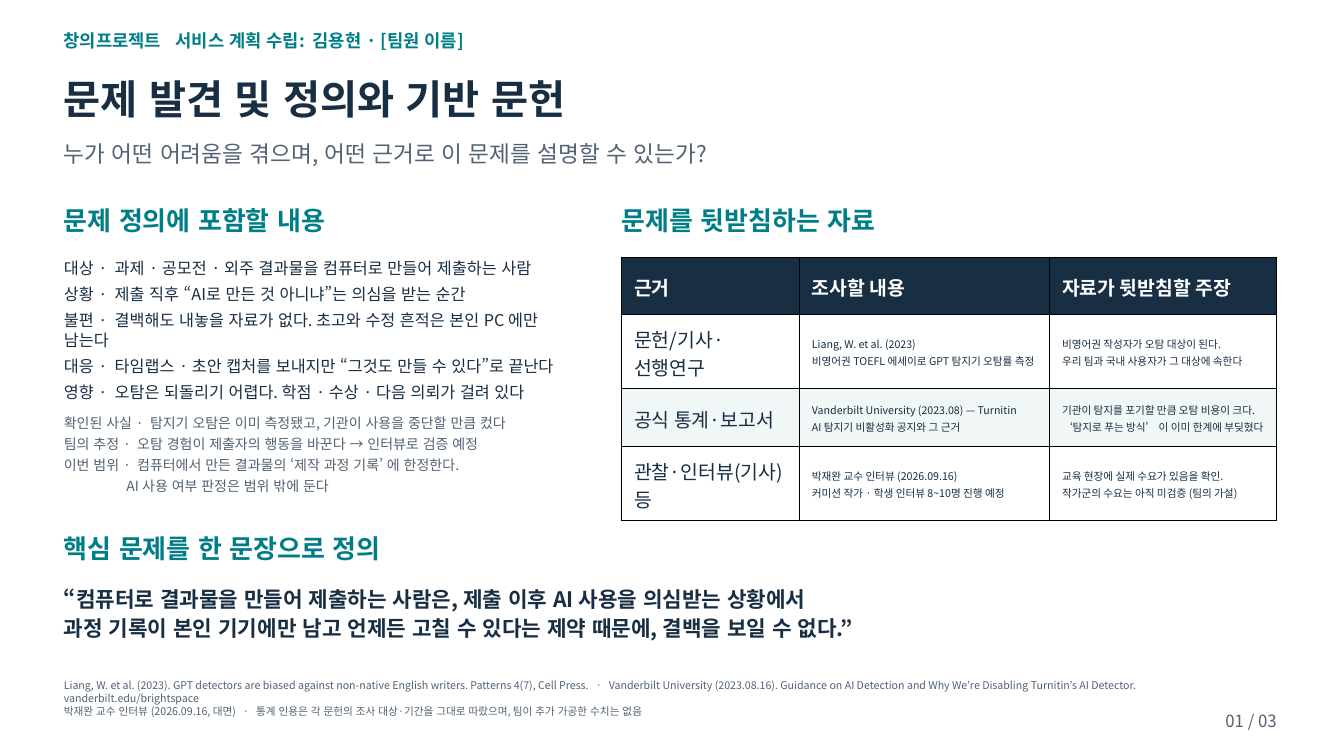
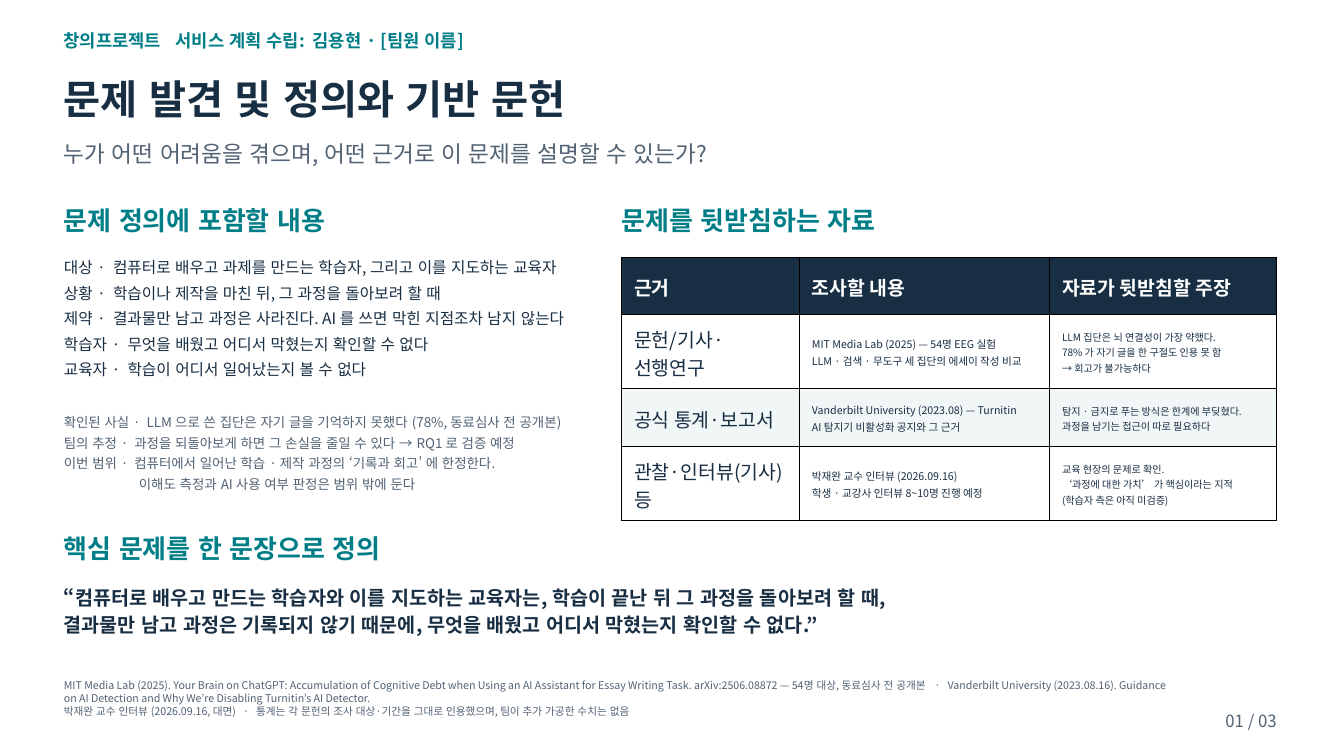
Before and after one commit to 20233014-KYH/trace, a slide deck: slide 1 of deck/창의프로젝트_서비스계획수립_Trace.pptx. Drawn at 1344x756 pixels with LibreOffice and Linux fonts; fonts in the diff are those of the drawing. Boxes give left, top, right and bottom in pixels: in the first picture for what was removed or moved away, otherwise in the second. Text is boxed around its words. In the diff, an @@ line names an element or a change of style, - is before the commit and + after.

```diff
--- a/deck/창의프로젝트_서비스계획수립_Trace.pptx
+++ b/deck/창의프로젝트_서비스계획수립_Trace.pptx
@@ text at (x1=64, y1=260, x2=564, y2=352): text changed; size 14.5 to 14 pt @@
-대상 · 과제 · 공모전 · 외주 결과물을 컴퓨터로 만들어 제출하는 사람
-상황 · 제출 직후 “AI로 만든 것 아니냐”는 의심을 받는 순간
-불편 · 결백해도 내놓을 자료가 없다. 초고와 수정 흔적은 본인 PC 에만 남는다
-대응 · 타임랩스 · 초안 캡처를 보내지만 “그것도 만들 수 있다”로 끝난다
-영향 · 오탐은 되돌리기 어렵다. 학점 · 수상 · 다음 의뢰가 걸려 있다
+대상 · 컴퓨터로 배우고 과제를 만드는 학습자, 그리고 이를 지도하는 교육자
+상황 · 학습이나 제작을 마친 뒤, 그 과정을 돌아보려 할 때
+제약 · 결과물만 남고 과정은 사라진다. AI 를 쓰면 막힌 지점조차 남지 않는다
+학습자 · 무엇을 배웠고 어디서 막혔는지 확인할 수 없다
+교육자 · 학습이 어디서 일어났는지 볼 수 없다
@@ table at (x1=622, y1=257, x2=1276, y2=513) @@
-row 2, column 2: Liang, W. et al. (2023) / 비영어권 TOEFL 에세이로 GPT 탐지기 오탐률 측정
+row 2, column 2: MIT Media Lab (2025) — 54명 EEG 실험 / LLM · 검색 · 무도구 세 집단의 에세이 작성 비교
-row 2, column 3: 비영어권 작성자가 오탐 대상이 된다. / 우리 팀과 국내 사용자가 그 대상에 속한다
+row 2, column 3: LLM 집단은 뇌 연결성이 가장 약했다. / 78% 가 자기 글을 한 구절도 인용 못 함 / → 회고가 불가능하다
-row 3, column 3: 기관이 탐지를 포기할 만큼 오탐 비용이 크다. / ‘탐지로 푸는 방식’ 이 이미 한계에 부딪혔다
+row 3, column 3: 탐지 · 금지로 푸는 방식은 한계에 부딪혔다. / 과정을 남기는 접근이 따로 필요하다
-row 4, column 2: 박재완 교수 인터뷰 (2026.09.16) / 커미션 작가 · 학생 인터뷰 8~10명 진행 예정
+row 4, column 2: 박재완 교수 인터뷰 (2026.09.16) / 학생 · 교강사 인터뷰 8~10명 진행 예정
-row 4, column 3: 교육 현장에 실제 수요가 있음을 확인. / 작가군의 수요는 아직 미검증 (팀의 가설)
+row 4, column 3: 교육 현장의 문제로 확인. / ‘과정에 대한 가치’ 가 핵심이라는 지적 / (학습자 측은 아직 미검증)
@@ text at (x1=64, y1=416, x2=562, y2=490): text changed; size 12.5 to 12 pt @@
-확인된 사실 · 탐지기 오탐은 이미 측정됐고, 기관이 사용을 중단할 만큼 컸다
-팀의 추정 · 오탐 경험이 제출자의 행동을 바꾼다 → 인터뷰로 검증 예정
-이번 범위 · 컴퓨터에서 만든 결과물의 ‘제작 과정 기록’ 에 한정한다.
-AI 사용 여부 판정은 범위 밖에 둔다
+확인된 사실 · LLM 으로 쓴 집단은 자기 글을 기억하지 못했다 (78%, 동료심사 전 공개본)
+팀의 추정 · 과정을 되돌아보게 하면 그 손실을 줄일 수 있다 → RQ1 로 검증 예정
+이번 범위 · 컴퓨터에서 일어난 학습 · 제작 과정의 ‘기록과 회고’ 에 한정한다.
+이해도 측정과 AI 사용 여부 판정은 범위 밖에 둔다
@@ text at (x1=64, y1=588, x2=886, y2=636): text changed; size 19 to 17.5 pt @@
-“컴퓨터로 결과물을 만들어 제출하는 사람은, 제출 이후 AI 사용을 의심받는 상황에서
-과정 기록이 본인 기기에만 남고 언제든 고칠 수 있다는 제약 때문에, 결백을 보일 수 없다.”
+“컴퓨터로 배우고 만드는 학습자와 이를 지도하는 교육자는, 학습이 끝난 뒤 그 과정을 돌아보려 할 때,
+결과물만 남고 과정은 기록되지 않기 때문에, 무엇을 배웠고 어디서 막혔는지 확인할 수 없다.”
@@ text at (x1=64, y1=680, x2=1166, y2=717): text changed @@
-Liang, W. et al. (2023). GPT detectors are biased against non-native English writers. Patterns 4(7), Cell Press. · Vanderbilt University (2023.08.16). Guidance on AI Detection and Why We’re Disabling Turnitin’s AI Detector. vanderbilt.edu/brightspace
-박재완 교수 인터뷰 (2026.09.16, 대면) · 통계 인용은 각 문헌의 조사 대상·기간을 그대로 따랐으며, 팀이 추가 가공한 수치는 없음
+MIT Media Lab (2025). Your Brain on ChatGPT: Accumulation of Cognitive Debt when Using an AI Assistant for Essay Writing Task. arXiv:2506.08872 — 54명 대상, 동료심사 전 공개본 · Vanderbilt University (2023.08.16). Guidance on AI Detection and Why We’re Disabling Turnitin’s AI Detector.
+박재완 교수 인터뷰 (2026.09.16, 대면) · 통계는 각 문헌의 조사 대상·기간을 그대로 인용했으며, 팀이 추가 가공한 수치는 없음
```
Also in this commit, not shown: 2 other slides changed, 1 other file.
